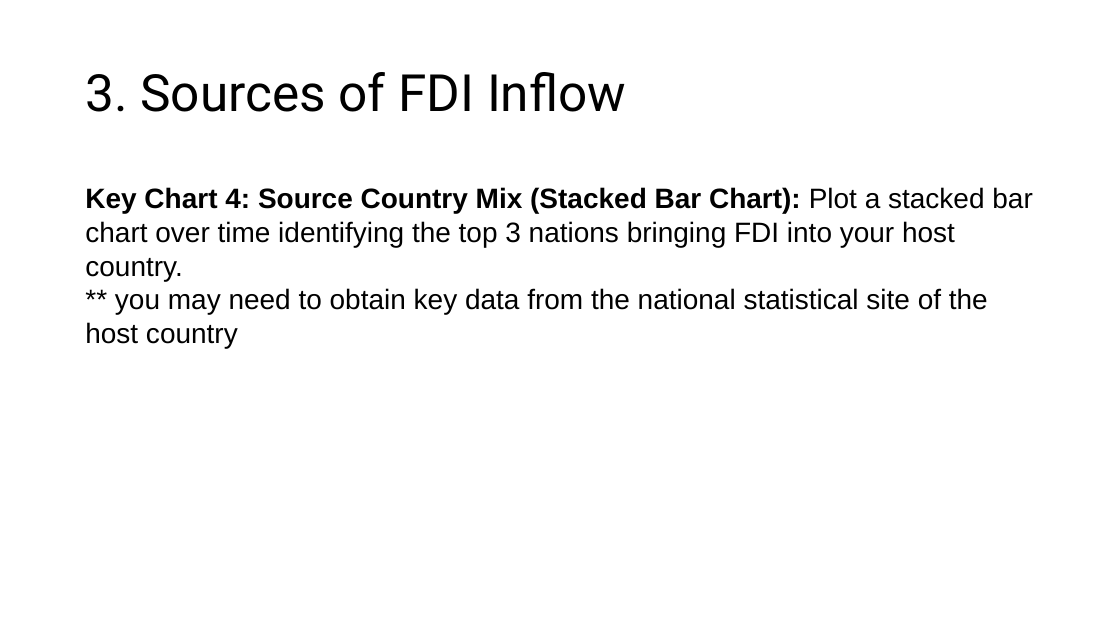
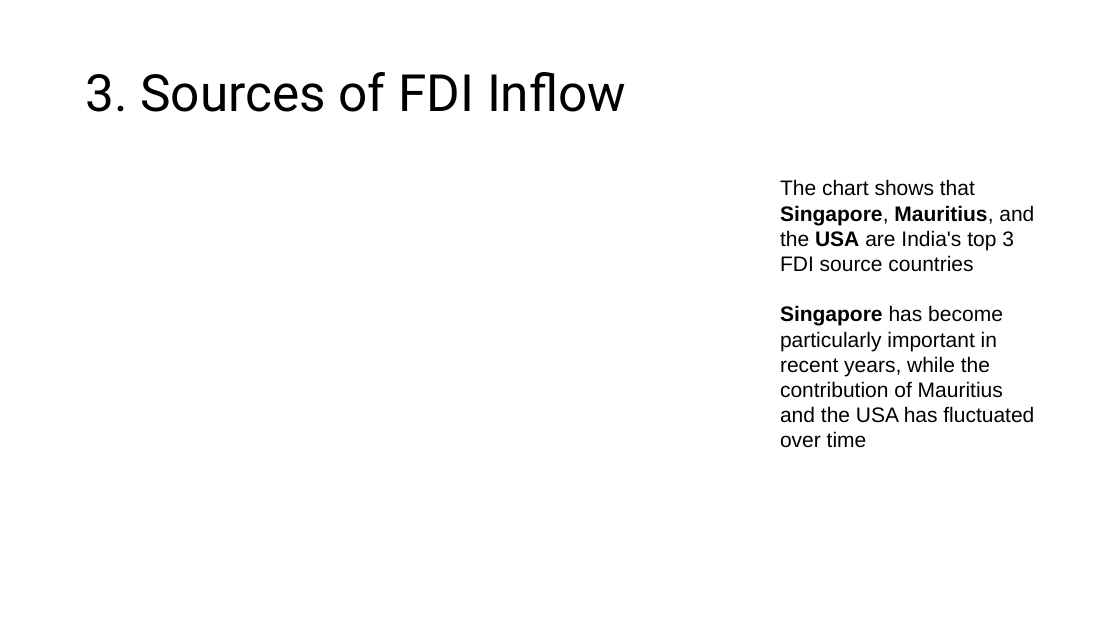
Before and after one commit to josephkohhh/SIM-UOW-Mods, a slide deck: slide 8 of ECON251/Assignment/T01_Group10_Presentation Slides.pptx. Drawn at 1120x630 pixels with LibreOffice and Linux fonts; fonts in the diff are those of the drawing. Boxes give left, top, right and bottom in pixels: in the first picture for what was removed or moved away, otherwise in the second. Text is boxed around its words. In the diff, an @@ line names an element or a change of style, - is before the commit and + after.

```diff
--- a/ECON251/Assignment/T01_Group10_Presentation Slides.pptx
+++ b/ECON251/Assignment/T01_Group10_Presentation Slides.pptx
@@ text added at <box>780,179,1034,448</box>, 18 pt, text #000000 @@
+The chart shows that Singapore, Mauritius, and the USA are India's top 3 FDI source countries
+Singapore has become particularly important in recent years, while the contribution of Mauritius and the USA has fluctuated over time
@@ text removed at <box>85,187,1032,348</box> @@
-Key Chart 4: Source Country Mix (Stacked Bar Chart): Plot a stacked bar chart over time identifying the top 3 nations bringing FDI into your host country.
-** you may need to obtain key data from the national statistical site of the host country
```
Also in this commit, not shown: 2 other slides changed, 1 slide added, 8 other files.
